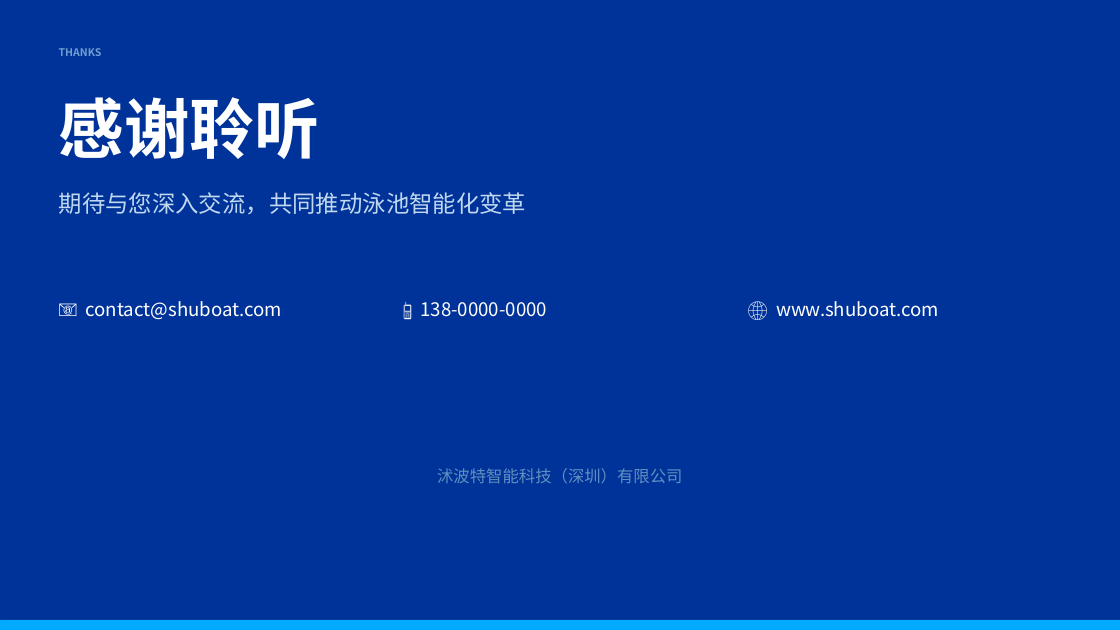
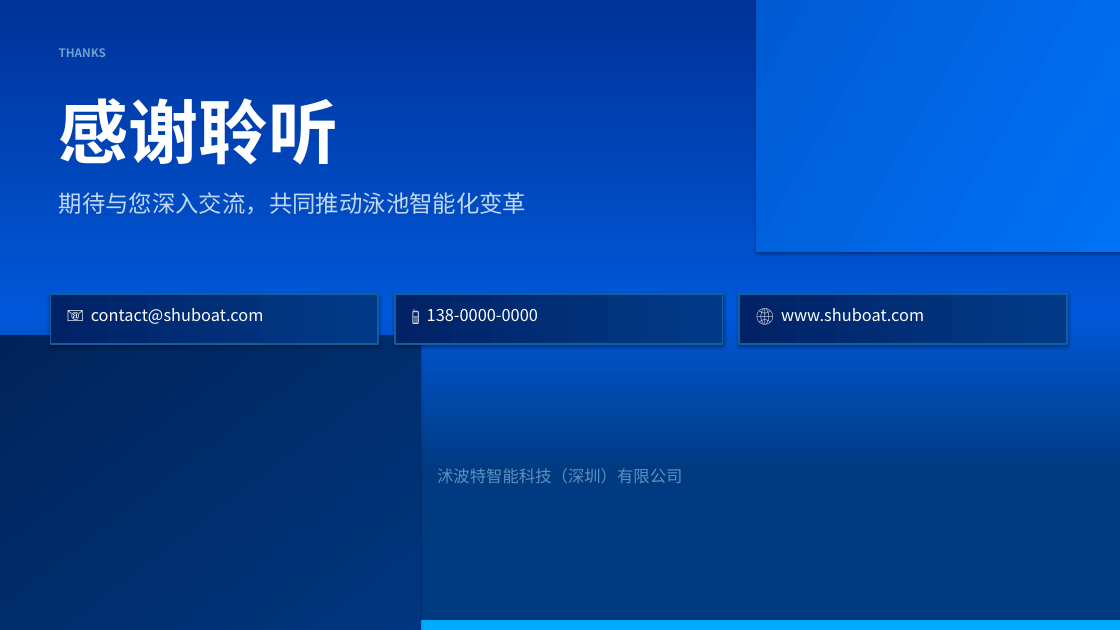
Before and after one commit to Luoyi-Gan/zhishui-landing, a slide deck: slide 12 of 智水清源-路演模版.pptx. Drawn at 1120x630 pixels with LibreOffice and Linux fonts; fonts in the diff are those of the drawing. Boxes give left, top, right and bottom in pixels: in the first picture for what was removed or moved away, otherwise in the second. Text is boxed around its words. In the diff, an @@ line names an element or a change of style, - is before the commit and + after.

```diff
--- a/智水清源-路演模版.pptx
+++ b/智水清源-路演模版.pptx
@@ rectangle removed at (0, 0, 1120, 630) @@
@@ rectangle added at (756, 0, 1120, 252), fill gradient #0057CC to #0077FF @@
@@ text "THANKS" at (59, 48, 106, 57): size 9 to 10 pt @@
@@ text "感谢聆听" at (59, 98, 339, 165): size 56 to 60 pt, text colour #FFFFFF to gradient #FFFFFF to #00AAFF @@
@@ rectangle added at (50, 294, 378, 344), fill gradient #012266 to #023A88, outline #1060A0 1.5 pt @@
@@ rectangle added at (395, 294, 723, 344), fill gradient #012266 to #023A88, outline #1060A0 1.5 pt @@
@@ rectangle added at (739, 294, 1067, 344), fill gradient #012266 to #023A88, outline #1060A0 1.5 pt @@
@@ text "📧 contact@shuboat.com": place and size @@
-text "📧 contact@shuboat.com" at (86, 301, 282, 320)
+text "📧 contact@shuboat.com" at (91, 308, 264, 324)
@@ size 16 to 14 pt in 3 elements at (91, 308, 264, 324), (781, 308, 924, 321), (427, 309, 538, 321) @@
@@ text "📱 138-0000-0000": place and size @@
-text "📱 138-0000-0000" at (420, 302, 547, 317)
+text "📱 138-0000-0000" at (427, 309, 538, 321)
@@ text "🌐 www.shuboat.com": place and size @@
-text "🌐 www.shuboat.com" at (776, 301, 939, 317)
+text "🌐 www.shuboat.com" at (781, 308, 924, 321)
@@ rectangle added at (0, 336, 420, 630), fill gradient #002255 to #003A88 @@
```
Also in this commit, not shown: 11 other slides changed, 1 other file.
